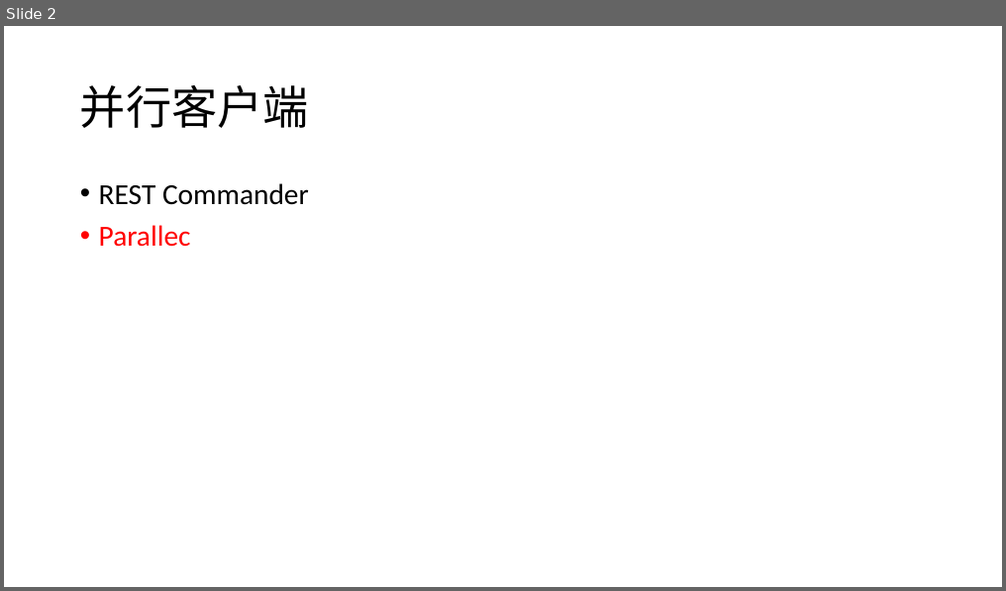
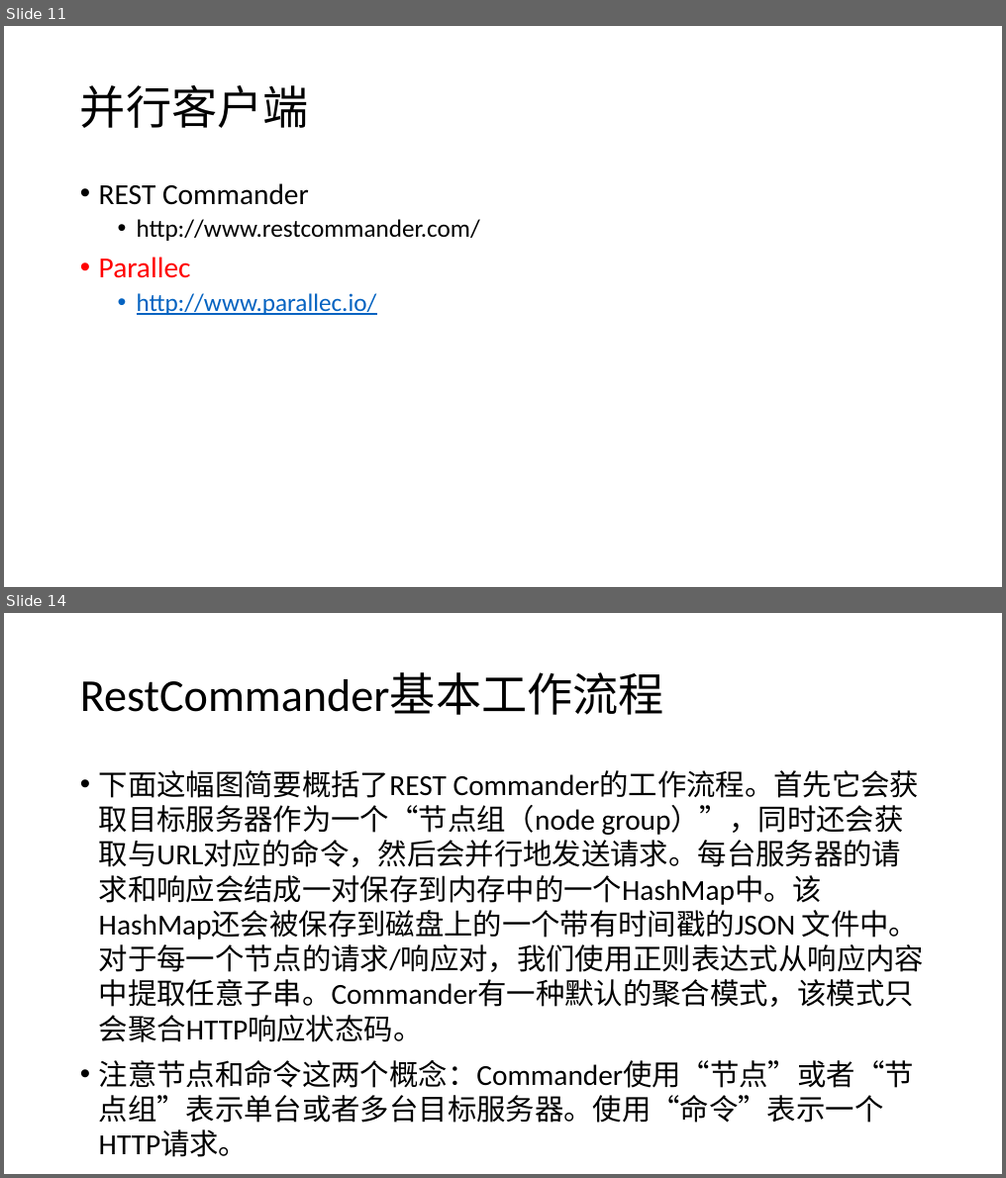
Before and after one commit to csliangdu/ExchangeAgg, a slide deck: doc/Coin.pptx. Shown one above the other, each under a label of ours: slide 2 before the commit, slides 11 and 14 after it; the slides between them are not shown. The pictures are 1006x591 and 1006x1178 pixels, drawn with LibreOffice and Linux fonts; fonts in the diff are those of the drawing. Boxes give left, top, right and bottom in pixels: in the first picture for what was removed or moved away, otherwise in the second. Text is boxed around its words. In the diff, an @@ line names an element or a change of style, - is before the commit and + after.

```diff
--- a/doc/Coin.pptx
+++ b/doc/Coin.pptx
@@ slide 14 added at [4,613,1002,1174], background #FFFFFF @@
@@ title added at [80,673,664,715], 44 pt, text #000000 @@
+RestCommander基本工作流程
@@ text added at [99,770,924,1123], 28 pt, text #000000 @@
+• 下面这幅图简要概括了REST Commander的工作流程。首先它会获取目标服务器作为一个“节点组（node group）”，同时还会获取与URL对应的命令，然后会并行地发送请求。每台服务器的请求和响应会结成一对保存到内存中的一个HashMap中。该HashMap还会被保存到磁盘上的一个带有时间戳的JSON 文件中。对于每一个节点的请求/响应对，我们使用正则表达式从响应内容中提取任意子串。Commander有一种默认的聚合模式，该模式只会聚合HTTP响应状态码。
+• 注意节点和命令这两个概念：Commander使用“节点”或者“节点组”表示单台或者多台目标服务器。使用“命令”表示一个HTTP请求。
@@ what was slide 2 is now slide 11 @@
@@ slide 11 changed as well @@
@@ text at [137,219,480,241]: paragraph added @@
+  • http://www.restcommander.com/
@@ text at [137,293,377,315]: paragraph added @@
+  • http://www.parallec.io/
```
Also in this commit, not shown: 3 other slides changed, 57 other slides added, 1 slide removed.
